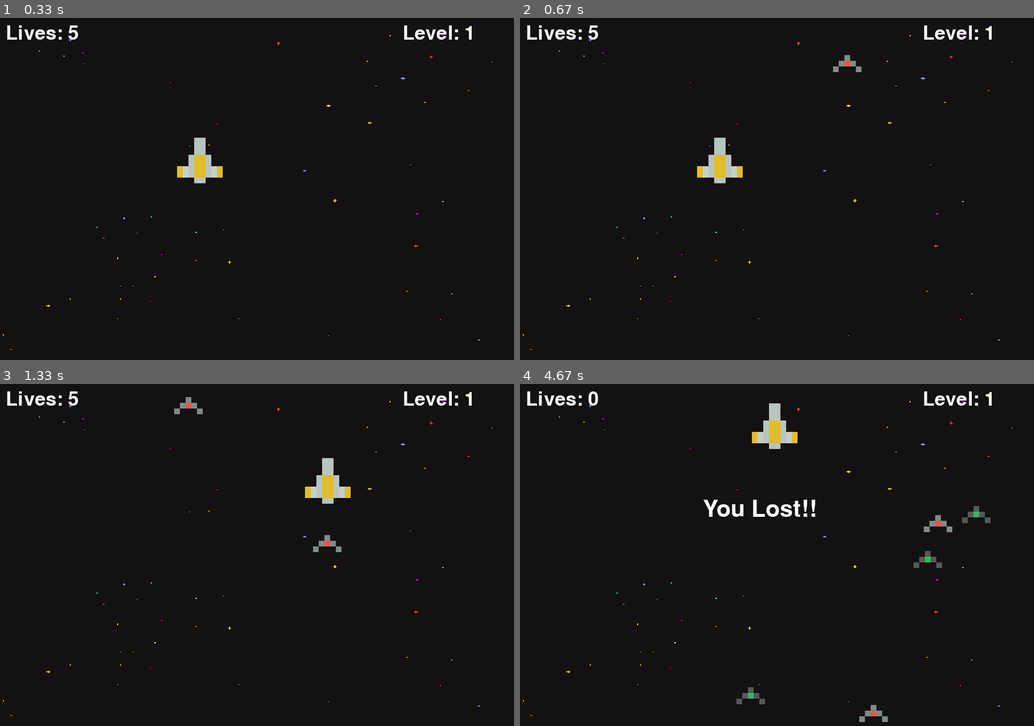
Above: before the commit, frames 1-4 (two rows, left to right).
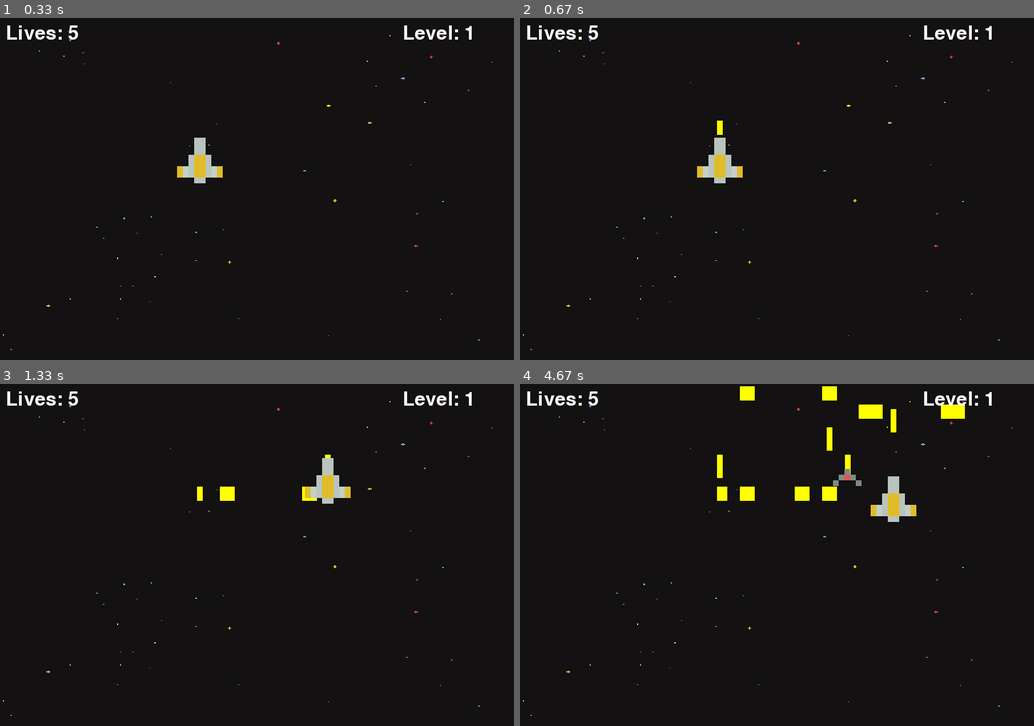
Above: after the commit, the same moments.

Repository: Mishalabdullah/Pygame
Game: pygame game, started from Space_invaders/main.py
Two runs of this game, one before a commit and one after it. Both use one fixed random seed, a clock stepped at 60 frames per second and the inputs below.
Inputs:
- Up to frame 1 (0.33 s): no input
- Up to frame 2 (0.67 s): tap Space at 0.33 s
- Up to frame 3 (1.33 s): hold D 0.67-1.13 s; tap Space at 0.73, 1.03, 1.23 s; hold W from 1.17 s (still down)
- Up to frame 4 (4.67 s): release W at 1.47 s; hold D 1.5-1.97 s; tap Space at 1.57, 1.87, 2.07, 2.37, 2.63, 2.97, 3.27, 3.4, 3.8, 4.1, 4.47 s; hold A 2-2.53 s; hold S 2.57-2.87 s; hold A 2.9-3.3 s; hold W 3.33-3.7 s; hold D 3.73-4.37 s; hold S from 4.4 s (still down)

Frame 1 is identical in both runs. In frame 2, 0.2% of the frame differs, in the area x 38-67%, y 10-35%; in frame 3, 0.4%; in frame 4, 3.7%, in the area x 13-92%, y 0-99%.

Commit message:
created lasers for the main ship

Diff:
--- a/Space_invaders/main.py
+++ b/Space_invaders/main.py
@@ -28,19 +28,31 @@
     lives = 5
     player_vel = 8
     player = Player(300, 200)
+    fire_bullet = []
     enemies = []
     wave_length = 5
-    enemy_vel = 5
+    enemy_vel = 1
+    laser_vel = 8
+    Yellow=(255,255,0)
 
-    def redraw_window():
+    def handle_lasers(fire_bullet):
+        for lasers in fire_bullet:
+            player.y -= laser_vel
+    def redraw_window(fire_bullet):
         WIN.blit(BG, (0,0))
         # draw text
         lives_label = main_font.render(f"Lives: {lives}", 1, (255,255,255))
         level_label = main_font.render(f"Level: {level1}", 1, (255,255,255))
-
+        bullet = assets.YELLOW_LASER
+        for lasers in fire_bullet:
+            pygame.draw.rect(WIN,Yellow,lasers)
         WIN.blit(lives_label, (10, 10))
         WIN.blit(level_label, (WIDTH -195,10))
+        #blasting = WIN.blit(bullet,(player.x,player.y))
 
+            #WIN.blit(bullet,(player.x,player.y))
+        '''for i in fire_bullet:
+            pygame.draw.rect(WIN,Yellow,i)'''
         for enemy in enemies:
             enemy.draw(WIN)
 
@@ -50,10 +62,16 @@
             lost_label = lost_font.render("You Lost!!", 1, (255,255,255))
             WIN.blit(lost_label, (WIDTH/2-130,HEIGHT/2-100))
 
+
         pygame.display.update()
+    def handle_laser(laser_fire):
+        for i in fire_bullet:
+            i.y += laser_vel
+
+
     while run:
         clock.tick(FPS)
-        redraw_window()
+
 
         if lives <= 0 or player.health <= 0:
             lost = True
@@ -85,12 +103,18 @@
             player.y += player_vel
         if keys[pygame.K_w]and player.y -player_vel >0:
             player.y -= player_vel
+        if keys[pygame.K_SPACE]:
+                lasers = pygame.Rect(player.x+45, player.y-20 , 10, 25)
+                fire_bullet.append(lasers)
+
+
+
         for enemy in enemies:
             enemy.move(enemy_vel)
             if enemy.y + 30  > HEIGHT:
                 lives -= 1
                 enemies.remove((enemy))
 
-        redraw_window()
+        redraw_window(fire_bullet)
     pygame.display.flip()
 main()
